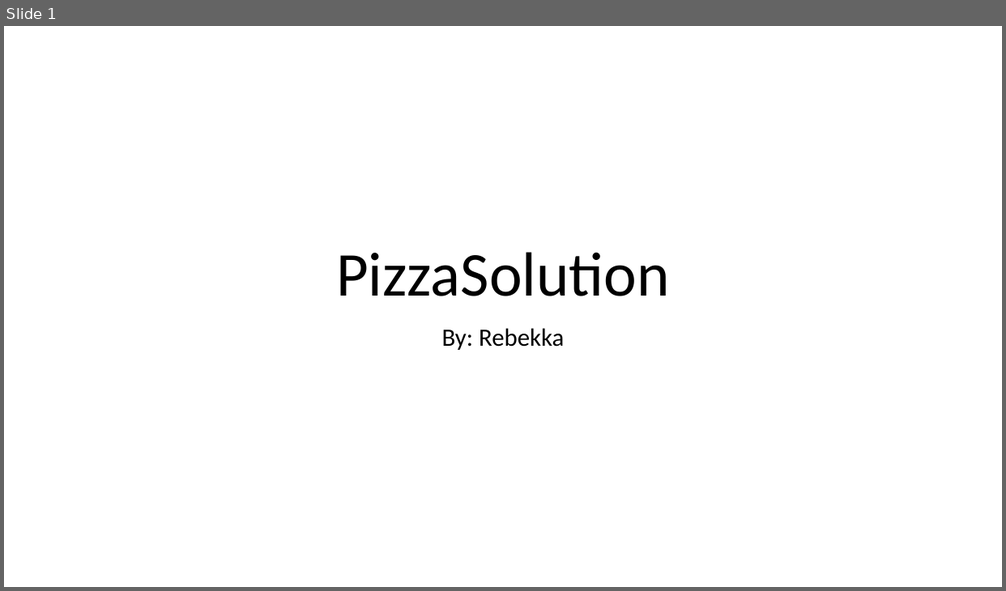
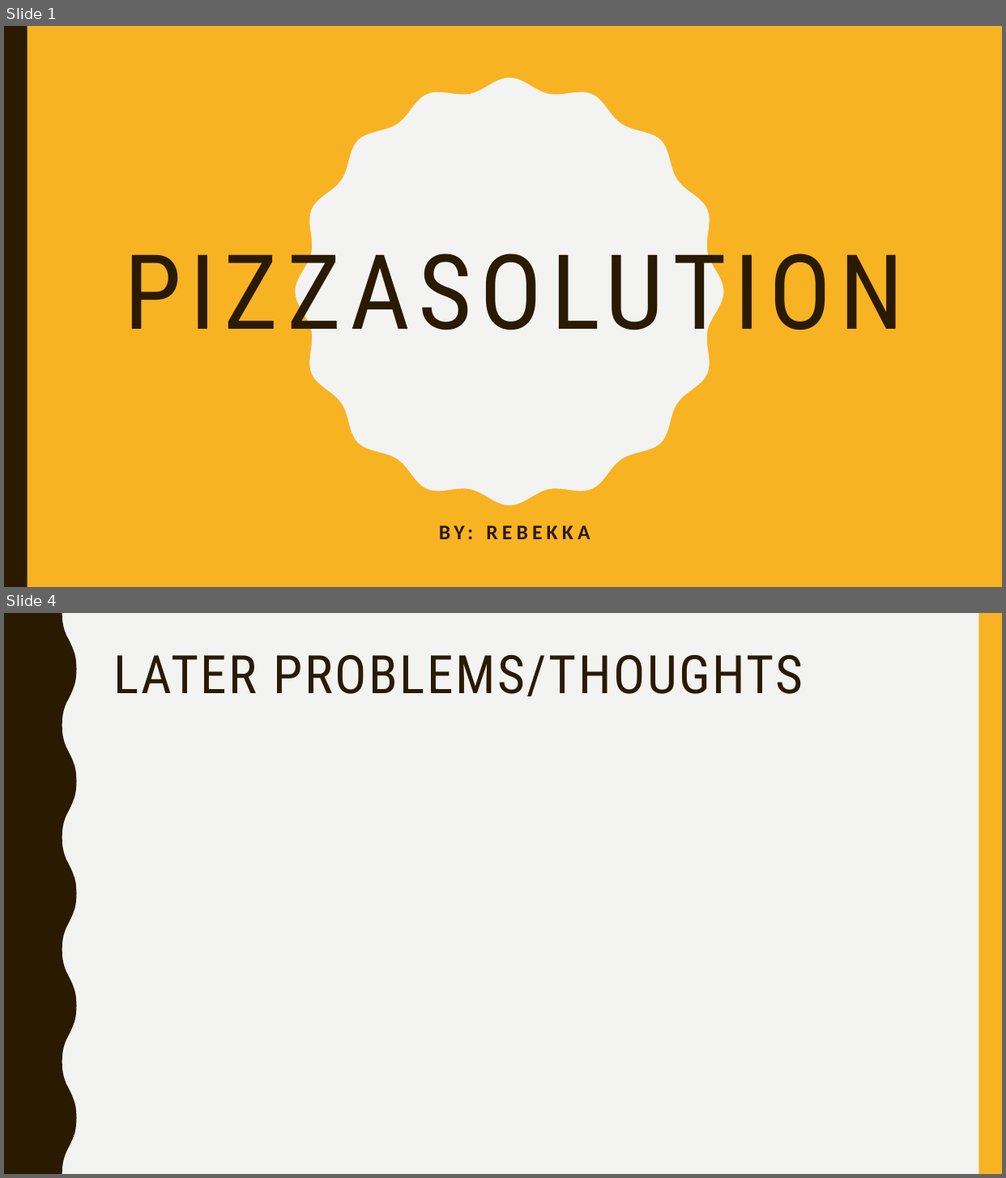
Before and after one commit to Exopi-Talent-Academy/PizzaSolutionRebekka, a slide deck: PizzaSolution Presentation.pptx. Shown one above the other, each under a label of ours: slide 1 before the commit, slides 1 and 4 after it; the slides between them are not shown. The pictures are 1006x591 and 1006x1178 pixels, drawn with LibreOffice and Linux fonts; fonts in the diff are those of the drawing. Boxes give left, top, right and bottom in pixels: in the first picture for what was removed or moved away, otherwise in the second. Text is boxed around its words. In the diff, an @@ line names an element or a change of style, - is before the commit and + after.

```diff
--- a/PizzaSolution Presentation.pptx
+++ b/PizzaSolution Presentation.pptx
@@ slide 4 added at (4, 613, 1002, 1174), background #F3F3F2 @@
@@ freeform shape added at (4, 613, 77, 1174), fill #2A1A00 @@
@@ rectangle added at (978, 613, 1002, 1174), fill #F8B323 @@
@@ title added at (114, 655, 803, 696), 51 pt, text #2A1A00 @@
+LATER PROBLEMS/THOUGHTS
@@ slide 1 changed as well @@
@@ background #FFFFFF to #F8B323 @@
@@ rectangle added at (4, 26, 27, 587), fill #2A1A00 @@
@@ freeform shape added at (296, 78, 724, 506), fill #F3F3F2 @@
@@ title "PIZZASOLUTION" at (124, 233, 904, 353): vertical alignment bottom to middle @@
@@ title at (124, 233, 904, 353): text changed; size 60 to 100 pt; font Calibri to Roboto Condensed; text colour #000000 to #2A1A00 @@
-PizzaSolution
+PIZZASOLUTION
@@ subtitle at (439, 526, 473, 540): text changed; size 24 to 20 pt; text colour #000000 to #2A1A00; bold on @@
-By: Rebekka
+BY: REBEKKA
```
Also in this commit, not shown: 4 other slides added, 1 slide removed, 2 other files.
